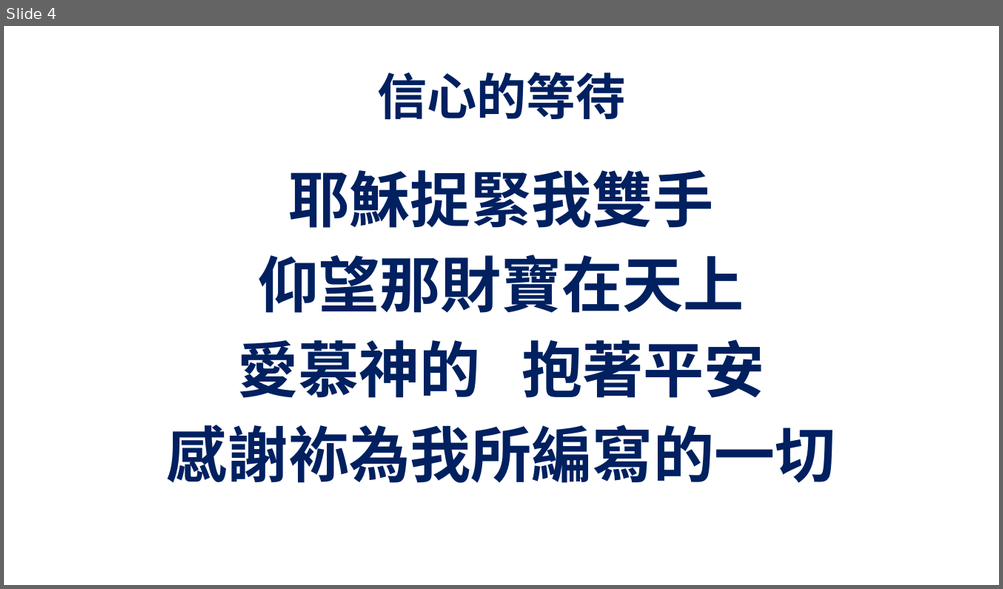
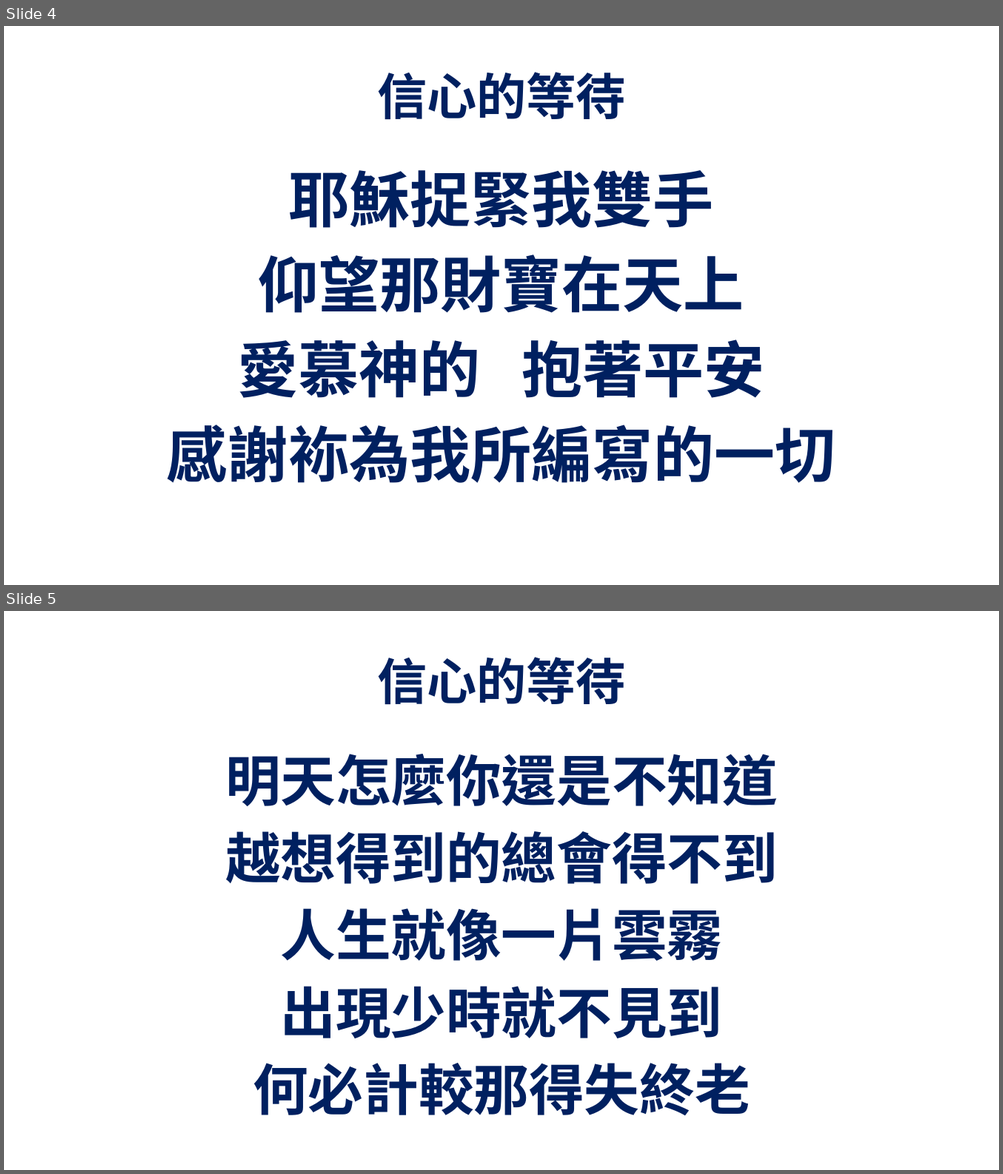
Before and after one commit to batisuoc/prayermeeting, a slide deck: 2020/12月/10-12-2020.pptx. Shown one above the other, each under a label of ours: slide 4 before the commit, slides 4 and 5 after it. The pictures are 1003x589 and 1003x1174 pixels, drawn with LibreOffice and Linux fonts; fonts in the diff are those of the drawing; background and template pictures are left out. Boxes give left, top, right and bottom in pixels: in the first picture for what was removed or moved away, otherwise in the second. Text is boxed around its words. In the diff, an @@ line names an element or a change of style, - is before the commit and + after.

Commit message:
Update ppts

```diff
--- a/2020/12月/10-12-2020.pptx
+++ b/2020/12月/10-12-2020.pptx
@@ slide 5 added at (4,611,999,1170), background picture (left out) @@
@@ title added at (377,657,626,705), 36 pt, text #002060, bold @@
+信心的等待
@@ text added at (225,754,777,1116), 40 pt, text #002060, bold @@
+明天怎麼你還是不知道
+越想得到的總會得不到
+人生就像一片雲霧
+出現少時就不見到
+何必計較那得失終老
```
Also in this commit, not shown: 8 slides changed, 6 other slides added, 1 other file.
